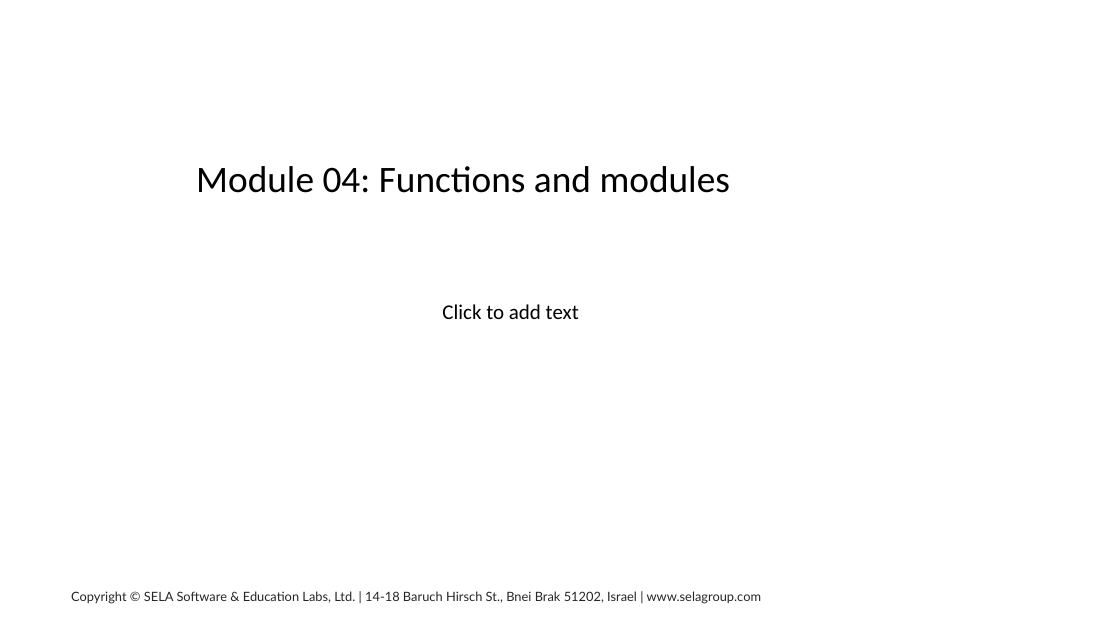
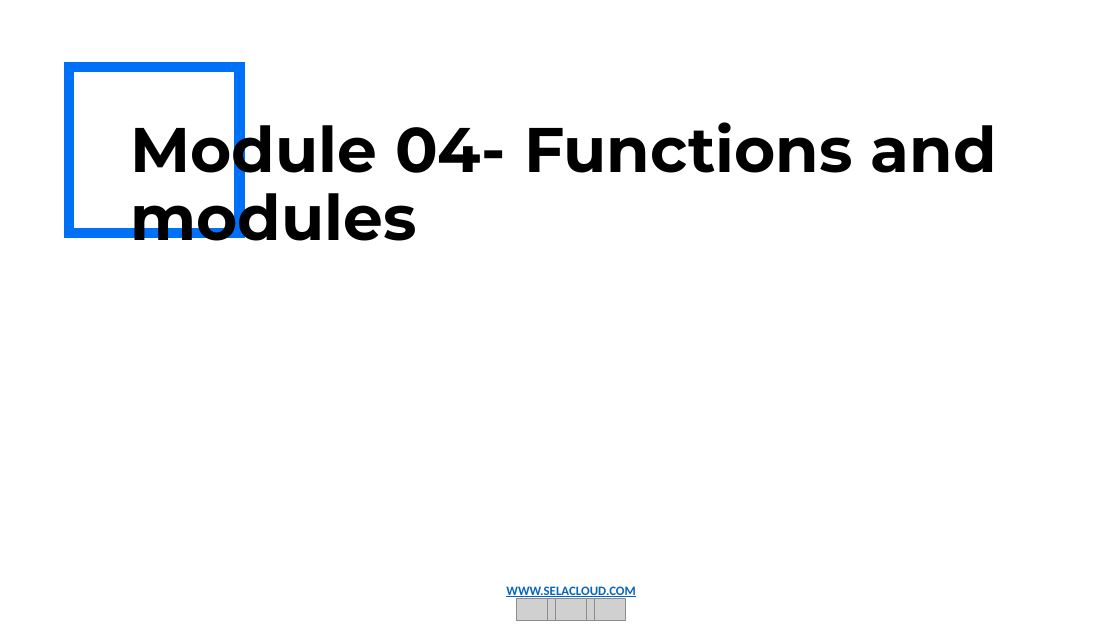
Before and after one commit to Spax04/PythonCourse, a slide deck: slide 1 of basic_new/Module 04 - Python Functions.pptx. Drawn at 1120x630 pixels with LibreOffice and Linux fonts; fonts in the diff are those of the drawing; grey boxes stand for pictures; background and template pictures are left out. Boxes give left, top, right and bottom in pixels: in the first picture for what was removed or moved away, otherwise in the second. Text is boxed around its words. In the diff, an @@ line names an element or a change of style, - is before the commit and + after.

```diff
--- a/basic_new/Module 04 - Python Functions.pptx
+++ b/basic_new/Module 04 - Python Functions.pptx
@@ rectangle added at box(69, 67, 239, 233), outline #0071F6 9 pt @@
@@ text at box(130, 111, 997, 241): text changed; size 32 to 54 pt; font Calibri to Montserrat; bold on @@
-Module 04: Functions and modules
+Module 04- Functions and modules
@@ text removed at box(442, 304, 579, 319) @@
-Click to add text
@@ text removed at box(71, 591, 762, 604) @@
-Copyright © SELA Software & Education Labs, Ltd. | 14-18 Baruch Hirsch St., Bnei Brak 51202, Israel | www.selagroup.com
@@ group added at box(506, 586, 636, 620): 5 pictures, 1 text @@
+WWW.SELACLOUD.COM
```
Also in this commit, not shown: 30 other slides changed, 16 other files.
